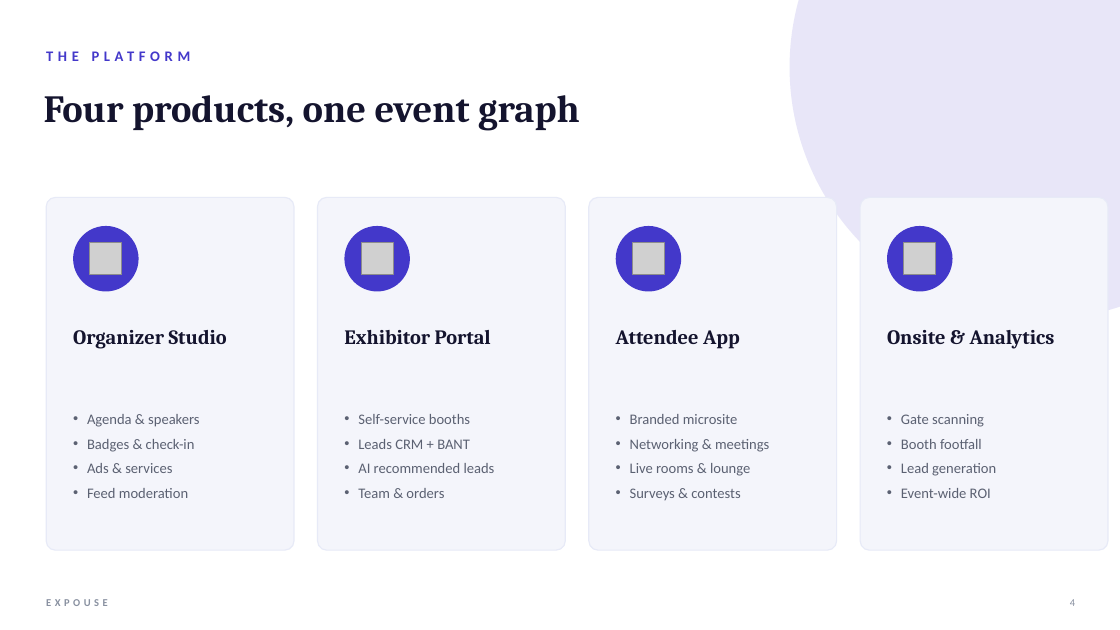
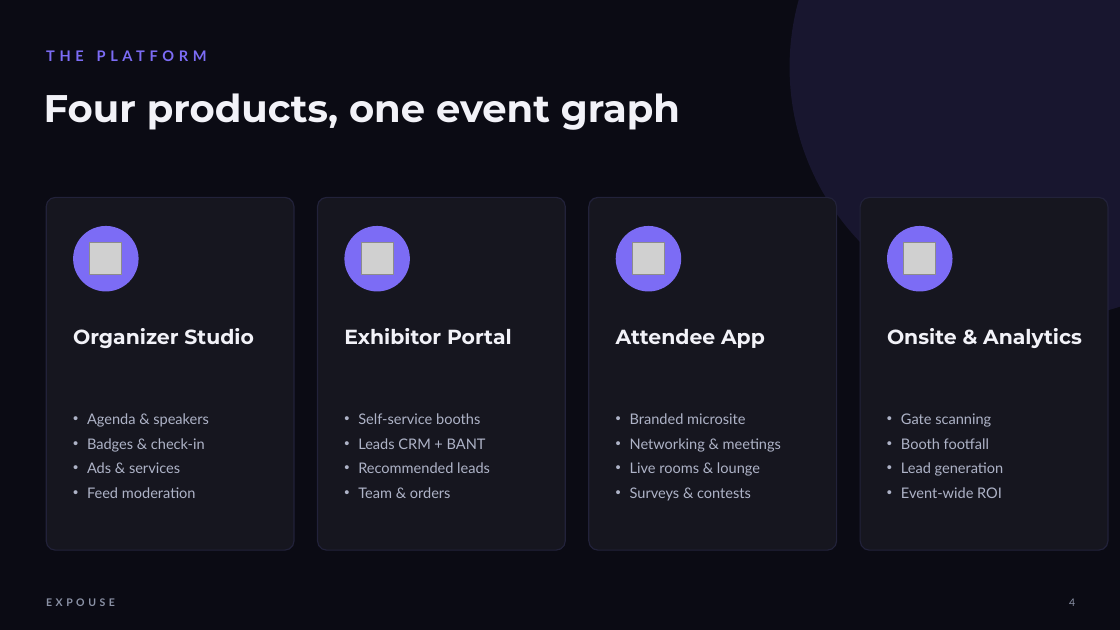
Before and after one commit to zillurcse/eventos, a slide deck: slide 4 of Expouse-Investor-Pitch.pptx. Drawn at 1120x630 pixels with LibreOffice and Linux fonts; fonts in the diff are those of the drawing; grey boxes stand for pictures. Boxes give left, top, right and bottom in pixels: in the first picture for what was removed or moved away, otherwise in the second. Text is boxed around its words. In the diff, an @@ line names an element or a change of style, - is before the commit and + after.

```diff
--- a/Expouse-Investor-Pitch.pptx
+++ b/Expouse-Investor-Pitch.pptx
@@ background #FFFFFF to #0B0B14 @@
@@ ellipse at box(790, 0, 1120, 319): fill #4338CA at 12% opacity to #7C6CF5 at 12% opacity @@
@@ text "THE PLATFORM" at box(46, 50, 207, 61): font Calibri to Lato, text colour #4338CA to #7C6CF5 @@
@@ fill #F4F5FB to #16161F; outline #E7EAF7 1 pt to #22223A 1 pt in 4 elements at box(46, 197, 294, 550), box(318, 197, 565, 550), box(589, 197, 837, 550), box(860, 197, 1108, 550) @@
@@ fill #4338CA to #7C6CF5 in 4 elements at box(73, 226, 139, 292), box(344, 226, 410, 292), box(616, 226, 681, 292), box(887, 226, 953, 292) @@
@@ font Cambria to Montserrat, text colour #14142E to #F2F2F8 in 5 elements at box(44, 93, 680, 130), box(73, 328, 254, 348), box(344, 328, 512, 344), box(616, 329, 765, 348), box(887, 328, 1082, 348) @@
@@ font Calibri to Lato, text colour #5B6172 to #AEB3C7 in 3 elements at box(87, 413, 209, 498), box(630, 413, 781, 501), box(901, 413, 1004, 498) @@
@@ text at box(358, 413, 486, 498): font Calibri to Lato, text colour #5B6172 to #AEB3C7 in "Self-service booths", "Leads CRM + BANT", "Team & orders" @@
@@ text at box(358, 462, 490, 473): text changed; font Calibri to Lato; text colour #5B6172 to #AEB3C7 @@
-• AI recommended leads
+• Recommended leads
@@ text "EXPOUSE" at box(46, 598, 115, 606): font Calibri to Lato, text colour #8890A0 to #8B92A6 @@
@@ text "4" at box(1069, 598, 1075, 606): font Calibri to Lato, text colour #8890A0 to #8B92A6 @@
```
Also in this commit, not shown: 14 other slides changed, 11 other files.
